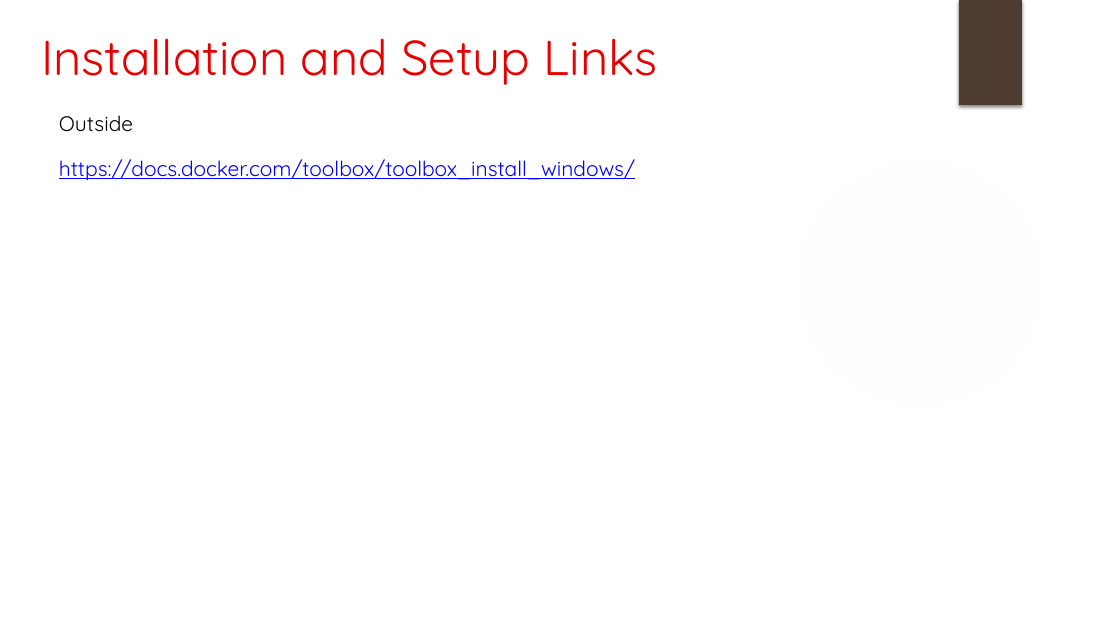
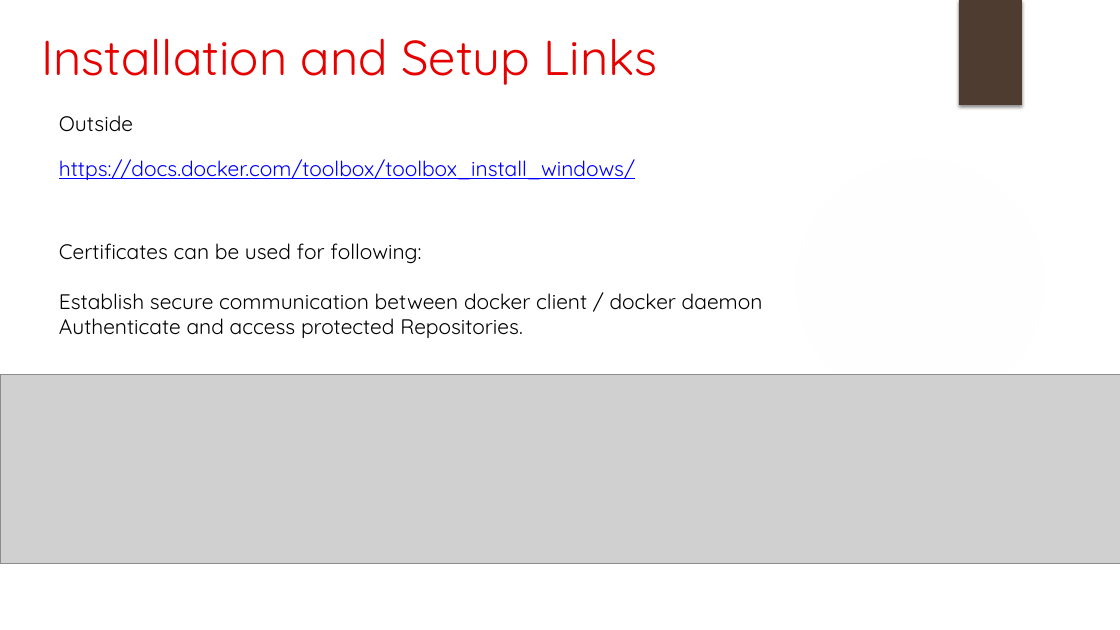
Before and after one commit to CodeItOnGit/presentations, a slide deck: slide 8 of DockerSeries/Part1-Fundamentals/Docker Fundamentals.pptx. Drawn at 1120x630 pixels with LibreOffice and Linux fonts; fonts in the diff are those of the drawing; grey boxes stand for pictures; background and template pictures are left out. Boxes give left, top, right and bottom in pixels: in the first picture for what was removed or moved away, otherwise in the second. Text is boxed around its words. In the diff, an @@ line names an element or a change of style, - is before the commit and + after.

```diff
--- a/DockerSeries/Part1-Fundamentals/Docker Fundamentals.pptx
+++ b/DockerSeries/Part1-Fundamentals/Docker Fundamentals.pptx
@@ text added at (x1=59, y1=243, x2=763, y2=338), 18 pt, text #000000 @@
+Certificates can be used for following:
+Establish secure communication between docker client / docker daemon
+Authenticate and access protected Repositories.
@@ picture added at (x1=0, y1=375, x2=1120, y2=564) @@
```
